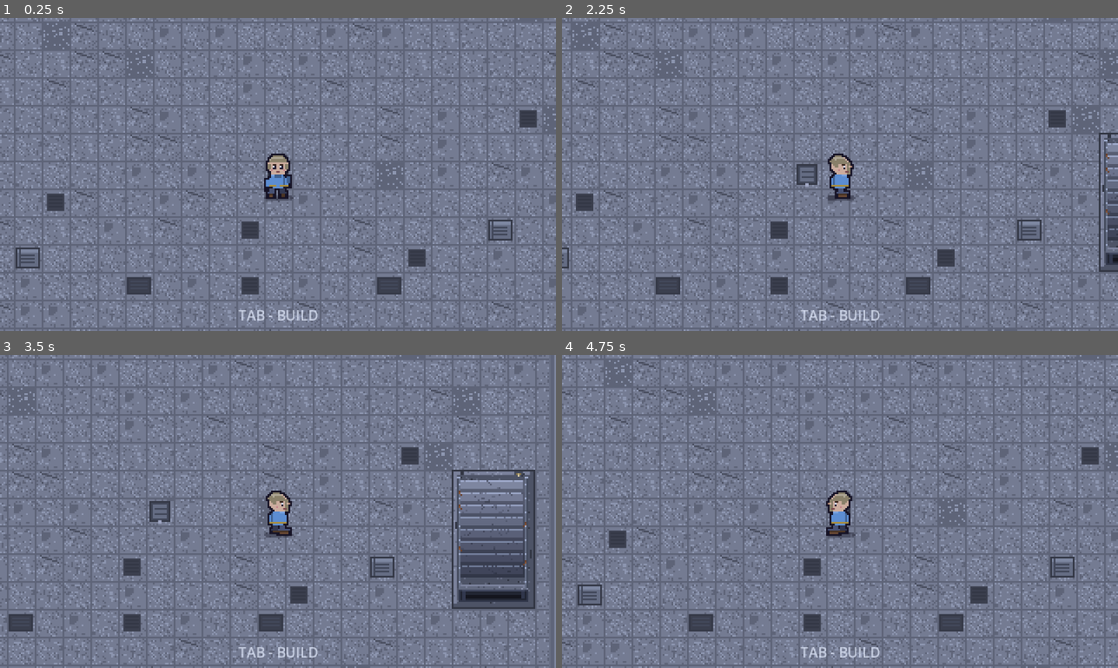
Above: before the commit, frames 1-4 (two rows, left to right).
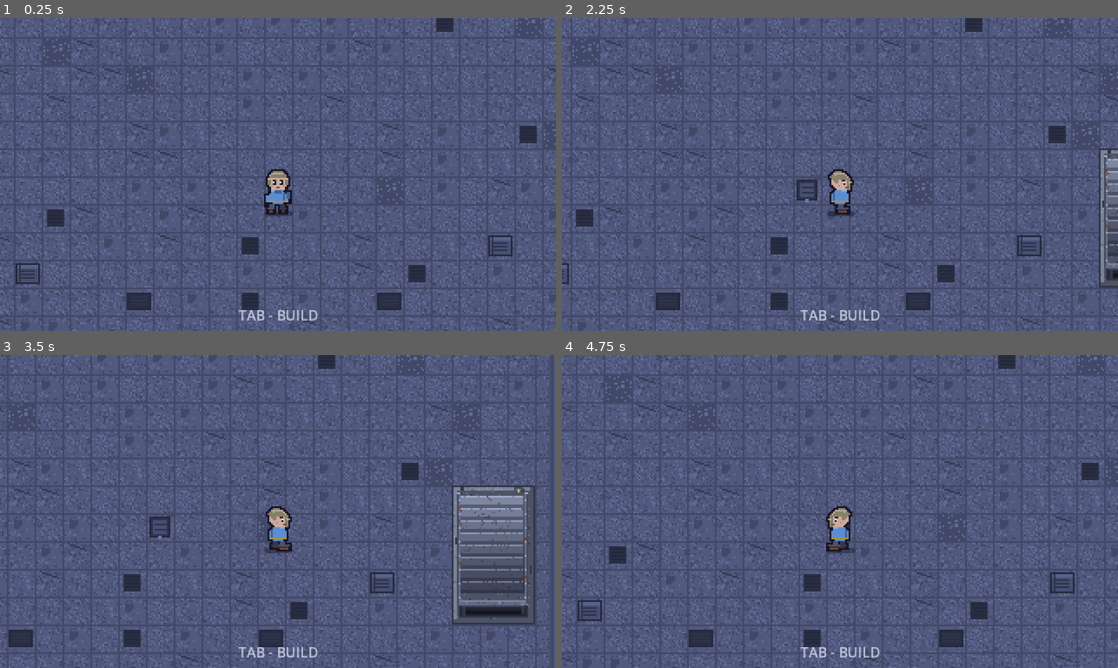
Above: after the commit, the same moments.

Repository: zhoucswift-cmd/pixel-survivor
Game: Godot game, scene res://scenes/base.tscn
Same seed, same stepped clock (60 frames per second), same inputs: the game is played once before the commit and once after it.
Inputs (mouse positions are in pixels of both pictures, inside the frame that each line leads up to):
- Up to frame 1 (0.25 s): no input
- Up to frame 2 (2.25 s): tap Enter at 0.5, 2 s; drag from (840, 174) to (895, 105) at 0.52 s; tap Space at 1.25 s; drag from (728, 190) to (812, 237) at 1.27 s; move the mouse to (895, 105) at 2.02 s; hold D (move_right) from 2.03 s (still down); hold E (interact) from 2.03 s (still down)
- Up to frame 3 (3.5 s): release D (move_right) at 2.75 s; release E (interact) at 2.75 s; drag from (250, 574) to (111, 464) at 2.77 s
- Up to frame 4 (4.75 s): tap Space at 3.5 s; move the mouse to (1006, 558) at 3.52 s; hold A (move_left) 3.53-4.25 s; hold E (interact) 3.53-4.25 s; tap U at 3.6 s; drag from (673, 464) to (756, 433) at 4.27 s

The runs differ from the first frame. In frame 1, 79% of the frame differs, in the area x 0-100%, y 0-100%; in frame 2, 79%; in frame 3, 78%; in frame 4, 79%.

Commit message:
art: 基地背景换成手绘赛博朋克夜景屋顶（1036x582，平台对齐屋顶，镜头限制/平台夜间色调同步）

Diff:
--- a/scenes/base.tscn
+++ b/scenes/base.tscn
@@ -24,11 +24,12 @@
 
 [node name="City" type="Sprite2D" parent="."]
 z_index = -20
-position = Vector2(-160, -160)
+position = Vector2(-278, -51)
 centered = false
 texture = ExtResource("8_city")
 
 [node name="Map" type="Node2D" parent="."]
+modulate = Color(0.7, 0.72, 0.86, 1)
 z_index = -1
 script = ExtResource("2_map")
 map_path = "res://tiled/base.tmj"
--- a/scripts/base_scene.gd
+++ b/scripts/base_scene.gd
@@ -40,10 +40,11 @@
 	_player.bounds = Rect2(24, 24, 432, 432)
 	# 相机可以多看平台外 160px，走到边上就能看到楼下的城市
 	var camera: Camera2D = _player.get_node("Camera2D")
-	camera.limit_left = -160
-	camera.limit_top = -160
-	camera.limit_right = 640
-	camera.limit_bottom = 640
+	# 背景图是 1036x582，放在 (-278,-51)，镜头别跑出图外
+	camera.limit_left = -118
+	camera.limit_top = 39
+	camera.limit_right = 598
+	camera.limit_bottom = 441
 
 	# 基地里不能使用武器：不能开枪、朝向跟移动、手里也没有枪
 	_player.set_armed(false)
Binary file changed: assets/base/city_background.png
Binary file changed: docs/city_background_template.png
Binary file added: docs/screenshots/base_city_v2_center.png
Binary file added: docs/screenshots/base_city_v2_corner.png
